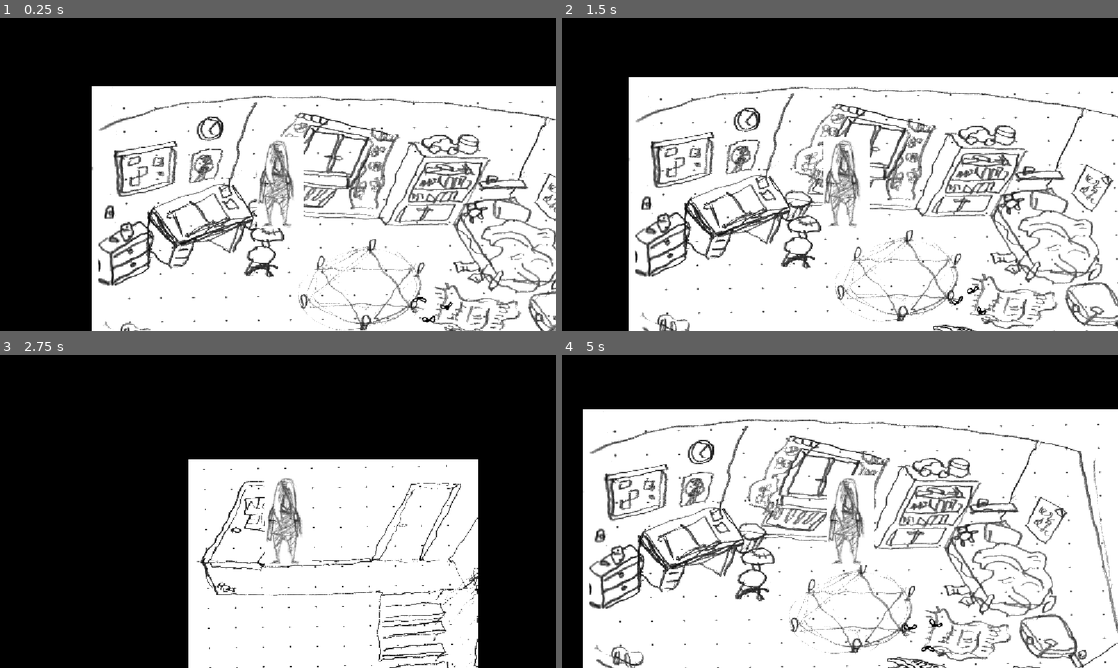
Above: before the commit, frames 1-4 (two rows, left to right).
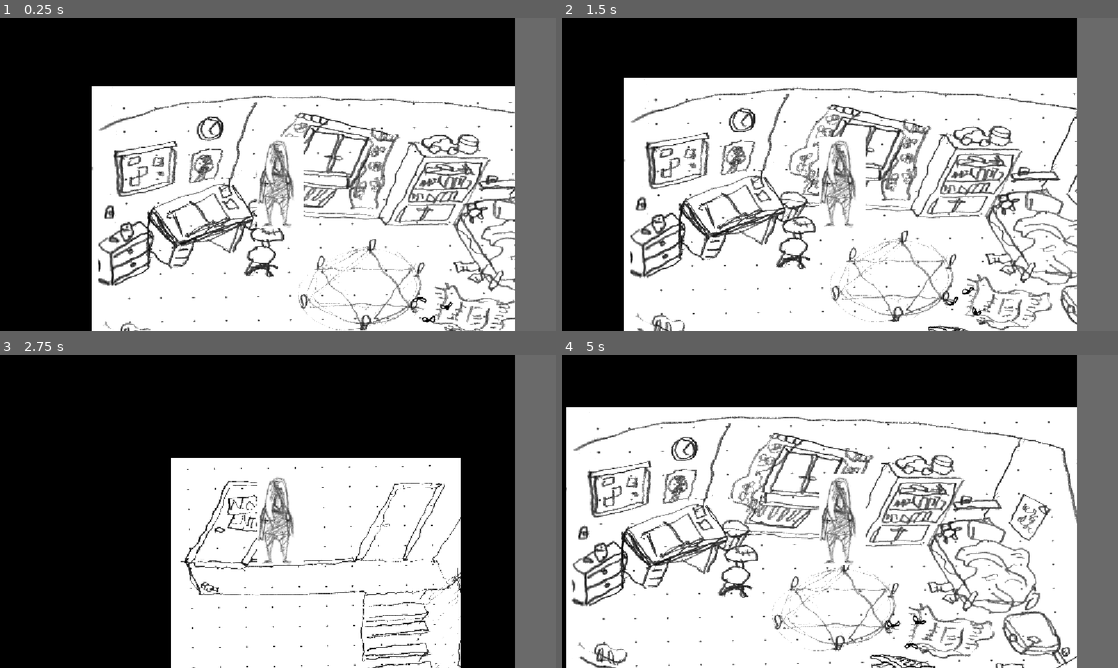
Above: after the commit, the same moments.

Repository: nallemi/manaaja
Game: Godot game, scene res://world.tscn
The game is run twice, just before and just after one commit, with the same random seed, the same clock (stepped at 60 frames per second) and the same inputs.
Inputs (mouse positions are in pixels of both pictures, inside the frame that each line leads up to):
- Up to frame 1 (0.25 s): no input
- Up to frame 2 (1.5 s): tap Enter at 0.5 s; move the mouse to (984, 312) at 0.52 s; tap 1 at 0.6 s; click (984, 312) at 0.67 s; move the mouse to (834, 183) at 1.27 s; tap 2 at 1.35 s; click (834, 183) at 1.42 s
- Up to frame 3 (2.75 s): move the mouse to (411, 524) at 2.02 s; tap 1 at 2.1 s; click (411, 524) at 2.17 s
- Up to frame 4 (5 s): move the mouse to (979, 527) at 2.77 s; tap 2 at 2.85, 4.35 s; click (979, 527) at 2.92 s; move the mouse to (600, 639) at 3.52 s; tap 1 at 3.6 s; click (600, 639) at 3.67 s; move the mouse to (995, 549) at 4.27 s; click (995, 549) at 4.42 s

The runs differ from the first frame. In frame 1, 7.0% of the frame differs, in the area x 92-100%, y 0-100%; in frame 2, 26%; in frame 3, 16%; in frame 4, 32%, in the area x 0-100%, y 0-100%.

Commit message:
v 0.251 update small stuff

Diff:
--- a/manaaja/interactable.tscn
+++ b/manaaja/interactable.tscn
@@ -12,7 +12,7 @@
 [node name="Sprite2D" type="Sprite2D" parent="." unique_id=928368481]
 
 [node name="Marker2D" type="Marker2D" parent="." unique_id=250598033]
-position = Vector2(-5, 40)
+position = Vector2(-18.427002, 93.02792)
 
 [node name="CollisionShape2D" type="CollisionShape2D" parent="." unique_id=221464734]
 shape = SubResource("CapsuleShape2D_h72kw")
--- a/manaaja/kitchen.tscn
+++ b/manaaja/kitchen.tscn
@@ -5,9 +5,9 @@
 [ext_resource type="PackedScene" uid="uid://8lrrcfqgnxx6" path="res://door.tscn" id="3_7yojt"]
 
 [sub_resource type="NavigationPolygon" id="NavigationPolygon_xsyy8"]
-vertices = PackedVector2Array(569.2031, 968.9922, 301.22656, 968.0078, 246.88281, 912.10156, 771.27344, 804.09375, 844.0078, 924.1875, 596.0781, 487.6797, 15.3125, 557.90625, 3.25, 484.7578, 237, 406.1875, 433, 376.35938, 521.3672, 369.15625, 616.4375, 409.1875, 237, 353.54688, 389.3203, 329.6875, 763.78906, 583.0703, 942.28125, 378.21094, 1428.1328, 601.02344, 1410.6797, 736.03125, 1287.0078, 813.6797, 766.9922, 672.65625)
-polygons = Array[PackedInt32Array]([PackedInt32Array(0, 1, 2, 3, 4), PackedInt32Array(5, 6, 7, 8, 9, 10, 11), PackedInt32Array(8, 12, 13, 9), PackedInt32Array(14, 5, 11, 15, 16, 17, 18), PackedInt32Array(14, 18, 4, 19), PackedInt32Array(19, 4, 3)])
-outlines = Array[PackedVector2Array]([PackedVector2Array(-8, 478, 227, 399, 227, 345, 393, 319, 437, 366, 523, 359, 618, 399, 944, 368, 1439, 595, 1420, 742, 1291, 823, 846, 934, 570, 979, 297, 978, 227, 906, 761, 796, 757, 673, 754, 589, 594, 498, 7, 569)])
+vertices = PackedVector2Array(843.21875, 924.3125, 569.89844, 968.8828, 394.0703, 943.6172, 344.0078, 886.52344, 771.27344, 804.2031, 1144.4766, 797.8828, 364.10938, 410.4297, 341.8203, 351.3125, 475.28125, 334.1875, 480.1875, 374.35938, 596.0703, 487.67188, 205.35938, 535.6406, 207.77344, 458.45313, 561.0078, 371.1172, 615.4922, 409.46094, 766.9922, 672.65625, 1215.25, 595.47656, 1219.8438, 691.0469, 763.78906, 583.0703, 882.60156, 371.4375)
+polygons = Array[PackedInt32Array]([PackedInt32Array(0, 1, 2, 3, 4, 5), PackedInt32Array(6, 7, 8, 9), PackedInt32Array(10, 11, 12, 6), PackedInt32Array(10, 6, 9, 13, 14), PackedInt32Array(5, 4, 15, 16, 17), PackedInt32Array(18, 10, 14, 19, 16), PackedInt32Array(15, 18, 16)])
+outlines = Array[PackedVector2Array]([PackedVector2Array(198, 451, 351, 404, 328, 343, 484, 323, 489, 364, 564, 361, 618, 399, 885, 361, 1225, 590, 1230, 694, 1151, 806, 846, 934, 570, 979, 389, 953, 325, 880, 761, 796, 757, 673, 754, 589, 594, 498, 195, 547)])
 
 [sub_resource type="RectangleShape2D" id="RectangleShape2D_wo40j"]
 
@@ -15,17 +15,17 @@
 
 [node name="Sprite2D" parent="." index="0" unique_id=1056987381]
 position = Vector2(720.70715, 432.71835)
-scale = Vector2(1.395, 1)
+scale = Vector2(1, 1)
 texture = ExtResource("2_kdutl")
 
 [node name="NavigationRegion2D" parent="." index="2" unique_id=1722947640]
 navigation_polygon = SubResource("NavigationPolygon_xsyy8")
 
 [node name="ColorRect" parent="." index="3" unique_id=1352414833]
-offset_left = -867.0
-offset_top = -763.0
-offset_right = 2230.0
-offset_bottom = 1357.0
+offset_left = -855.0
+offset_top = -738.0
+offset_right = 2242.0
+offset_bottom = 1382.0
 
 [node name="kitchen_door_1" parent="." index="4" unique_id=396894312 instance=ExtResource("3_7yojt")]
 position = Vector2(279.64587, 185.30527)
@@ -33,10 +33,10 @@
 target_door = "Hallway_door_2"
 
 [node name="Marker2D" parent="kitchen_door_1" index="1" unique_id=250598033]
-position = Vector2(69.39993, 227.80206)
+position = Vector2(166.89148, 211.78976)
 
 [node name="CollisionShape2D" parent="kitchen_door_1" index="2" unique_id=221464734]
-position = Vector2(8.354126, -3.3052673)
+position = Vector2(138.35413, 10.694732)
 rotation = -0.15533431
 scale = Vector2(10, 20)
 skew = 0.019198623
--- a/manaaja/player.tscn
+++ b/manaaja/player.tscn
@@ -25,7 +25,13 @@
 [node name="Camera2D" type="Camera2D" parent="." unique_id=1116283821]
 position = Vector2(-2.7520142, -98.872314)
 limit_enabled = false
-position_smoothing_enabled = true
 
 [node name="NavigationAgent2D" type="NavigationAgent2D" parent="." unique_id=1993147500]
 path_desired_distance = 10.0
+
+[node name="ColorRect" type="ColorRect" parent="." unique_id=859797137]
+offset_left = 489.0
+offset_top = -600.0
+offset_right = 808.0
+offset_bottom = 381.0
+color = Color(0.41725737, 0.4172574, 0.41725737, 1)
--- a/manaaja/world.tscn
+++ b/manaaja/world.tscn
@@ -1,7 +1,6 @@
 [gd_scene format=3 uid="uid://m62265cwhfdm"]
 
 [ext_resource type="Script" uid="uid://ckfml3tfvqx7e" path="res://world.gd" id="1_aqk2v"]
-[ext_resource type="Texture2D" uid="uid://d1dm4kx5lux1f" path="res://assets/tausta.png" id="1_fj7yv"]
 [ext_resource type="PackedScene" uid="uid://cfy27d7lwvu5c" path="res://player_room.tscn" id="2_036b0"]
 [ext_resource type="PackedScene" uid="uid://bssi5aq5ewlb3" path="res://player.tscn" id="2_fj7yv"]
 [ext_resource type="PackedScene" uid="uid://j287odgacof0" path="res://hallway.tscn" id="3_036b0"]
@@ -15,17 +14,6 @@
 visible = false
 position = Vector2(504, 582)
 
-[node name="TextureRect" type="TextureRect" parent="Background" unique_id=785942329]
-visible = false
-offset_left = -832.0
-offset_top = -1234.0
-offset_right = 1168.0
-offset_bottom = 197.0
-texture = ExtResource("1_fj7yv")
-expand_mode = 3
-stretch_mode = 4
-metadata/_edit_use_anchors_ = true
-
 [node name="Player" parent="." unique_id=441730898 instance=ExtResource("2_fj7yv")]
 z_index = 2
 position = Vector2(393, 293)
--- a/manaaja/yard.tscn
+++ b/manaaja/yard.tscn
@@ -7,17 +7,23 @@
 [sub_resource type="NavigationPolygon" id="NavigationPolygon_oe5bm"]
 vertices = PackedVector2Array(301.8125, 603.0469, 225.24219, 513.1797, 623.71094, 452.40625, 1088.6484, 448.03906, 555.47656, 358.14063, 169.64063, 420.9375, 99.65625, 280.97656, 480.1172, 196.64844, 614.47656, 282.0625, 637.25, 242.20313, 862.21094, 209.50781, 1077.7188, 377.45313)
 polygons = Array[PackedInt32Array]([PackedInt32Array(0, 1, 2, 3), PackedInt32Array(4, 5, 6, 7, 8), PackedInt32Array(9, 10, 11, 3, 2, 8), PackedInt32Array(4, 8, 2)])
-outlines = Array[PackedVector2Array]([PackedVector2Array(85, 274, 482, 186, 611, 268, 631, 233, 865, 199, 1087, 372, 1100, 456, 298, 614, 206, 506, 606, 445, 551, 369, 164, 432)])
+outlines = Array[PackedVector2Array]([PackedVector2Array(49, 253, 483, 129, 606, 246, 634, 205, 876, 146, 1108, 386, 1131, 542, 279, 767, 196, 614, 620, 524, 582, 447, 146, 512)])
 
 [node name="yard" unique_id=299629110 instance=ExtResource("1_f80kp")]
 
 [node name="Sprite2D" parent="." index="0" unique_id=1056987381]
 position = Vector2(586.49994, 315)
-scale = Vector2(0.9308333, 0.6702471)
+scale = Vector2(1, 1)
 texture = ExtResource("2_hkjqq")
 
 [node name="NavigationRegion2D" parent="." index="2" unique_id=1722947640]
 navigation_polygon = SubResource("NavigationPolygon_oe5bm")
+
+[node name="ColorRect" parent="." index="3" unique_id=1352414833]
+offset_left = -957.0
+offset_top = -702.0
+offset_right = 2140.0
+offset_bottom = 1418.0
 
 [node name="yard_door_1" parent="." index="4" unique_id=396894312 instance=ExtResource("3_ebimq")]
 position = Vector2(430.85815, 143.21675)
@@ -27,6 +33,9 @@
 [node name="Marker2D" parent="yard_door_1" index="1" unique_id=250598033]
 position = Vector2(30.30304, 75.75757)
 
+[node name="CollisionShape2D" parent="yard_door_1" index="2" unique_id=221464734]
+position = Vector2(-9.858154, -85.21675)
+
 [connection signal="exit_to" from="yard_door_1" to="." method="_on_exit_to"]
 [connection signal="interacted" from="yard_door_1" to="." method="_on_interacted"]
 
